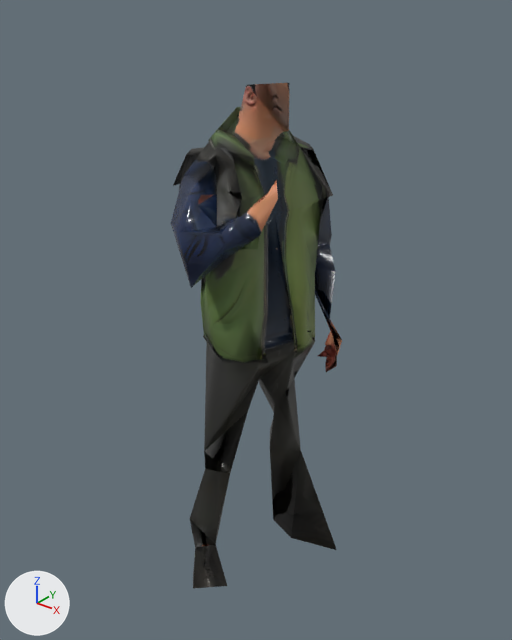
What one commit did to the glTF model Assets/Models/HumanFigure_game.glb.
The view is the same before and after, from a 50 mm lens placed at (0.715, -0.854, 0.567), pointed at (0.013, 0.024, 0.023). Arrows for +X, +Y and +Z are at lower left; the lights stay in place. The first picture is the older version. Vertices at exactly the same position are counted once.

The scene before the commit, as lines of its bpy script (objects in view):
```python
me_meshes_0 = bpy.data.meshes.new('meshes[0]')
me_meshes_0.from_pydata(...)  # 513 vertices, 1112 faces; spans x -0.147..0.151, y -0.156..0.17, z -0.5..0.428
me_meshes_0.materials.append(mat_tripo_material_c437f405_2925_4c64_af59_4b4f3d902688)
ob_tripo_node_c437f405_2925_4c64_af59_4b4f3d902688 = bpy.data.objects.new('tripo_node_c437f405-2925-4c64-af59-4b4f3d902688', me_meshes_0)
ob_tripo_node_c437f405_2925_4c64_af59_4b4f3d902688.location = (0.0, 0.0, 0.0)
```
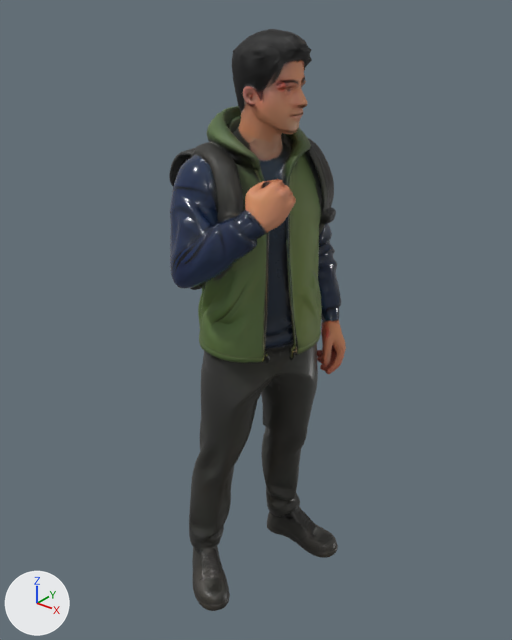
Edits to the bpy script that builds the scene:
```text
Change me_meshes_0:
    used by ob_tripo_node_c437f405_2925_4c64_af59_4b4f3d902688; location = (0.0, 0.0, 0.0)
    remove me_meshes_0.from_pydata(...)  # 513 vertices, 1112 faces; spans x -0.147..0.151, y -0.156..0.17, z -0.5..0.428
    add me_meshes_0.from_pydata(...)  # 16454 vertices, 33034 faces; spans x -0.154..0.154, y -0.173..0.173, z -0.5..0.5
    me_meshes_0 part 1: 1 vertex moved within x -0.035, y -0.039, z 0.326; 15941 vertices added at x -0.154..0.154, y -0.173..0.173, z -0.5..0.5
```

Location of each change, [x1, y1, x2, y2] in pixels of the pictures (512 x 640 px):
'tripo_node_c437f405-2925-4c64-af59-4b4f3d902688', reshaped (15% taller)
    before: [171, 83, 342, 588]
    after: [169, 29, 346, 611]
part 1 of me_meshes_0, built on
    after: [169, 29, 346, 611]
